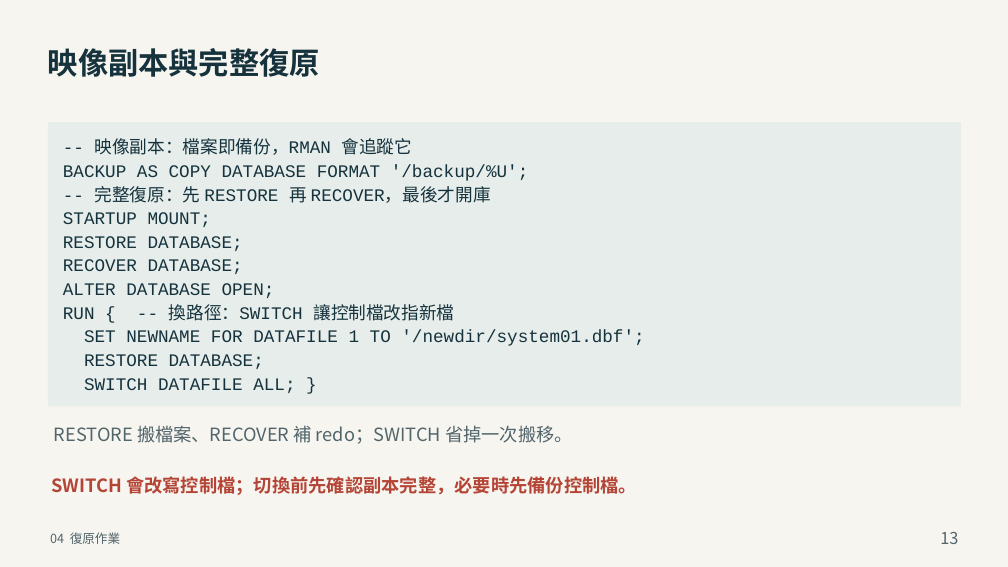
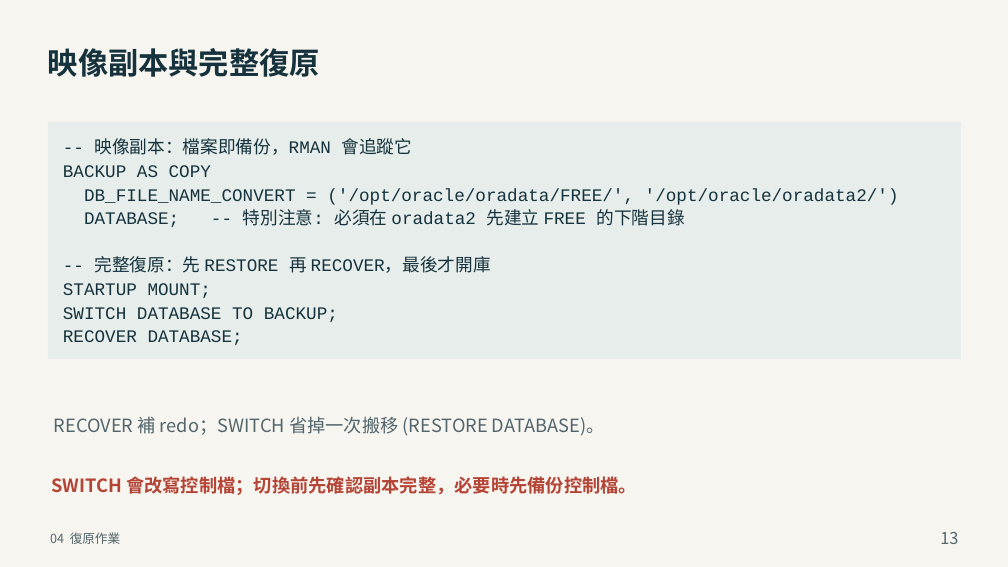
Before and after one commit to YouAreTheBlueSky/Oracle-DBA-Training-Docs, a slide deck: slide 13 of deliver_beginner/04_Oracle_DBA_備份與復原.pptx. Drawn at 1008x567 pixels with LibreOffice and Linux fonts; fonts in the diff are those of the drawing. Boxes give left, top, right and bottom in pixels: in the first picture for what was removed or moved away, otherwise in the second. Text is boxed around its words. In the diff, an @@ line names an element or a change of style, - is before the commit and + after.

```diff
--- a/deliver_beginner/04_Oracle_DBA_備份與復原.pptx
+++ b/deliver_beginner/04_Oracle_DBA_備份與復原.pptx
@@ rectangle: place and size @@
-rectangle at <box>48,122,961,406</box>
+rectangle at <box>48,122,961,359</box>
@@ text at <box>63,165,899,227</box>: text changed @@
-BACKUP AS COPY DATABASE FORMAT '/backup/%U';
+BACKUP AS COPY
+DB_FILE_NAME_CONVERT = ('/opt/oracle/oradata/FREE/', '/opt/oracle/oradata2/')
+DATABASE; -- 特別注意: 必須在 oradata2 先建立 FREE 的下階目錄
@@ text at <box>63,283,644,393</box>: paragraphs removed @@
-ALTER DATABASE OPEN;
-RUN { -- 換路徑：SWITCH 讓控制檔改指新檔
-SET NEWNAME FOR DATAFILE 1 TO '/newdir/system01.dbf';
-RESTORE DATABASE;
-SWITCH DATAFILE ALL; }
@@ text at <box>63,307,338,322</box>: text changed @@
-RESTORE DATABASE;
+SWITCH DATABASE TO BACKUP;
@@ text at <box>54,416,605,436</box>: text changed @@
-RESTORE 搬檔案、RECOVER 補 redo；SWITCH 省掉一次搬移。
+RECOVER 補 redo；SWITCH 省掉一次搬移 (RESTORE DATABASE)。
```
Also in this commit, not shown: 9 other slides changed, 5 other files.
